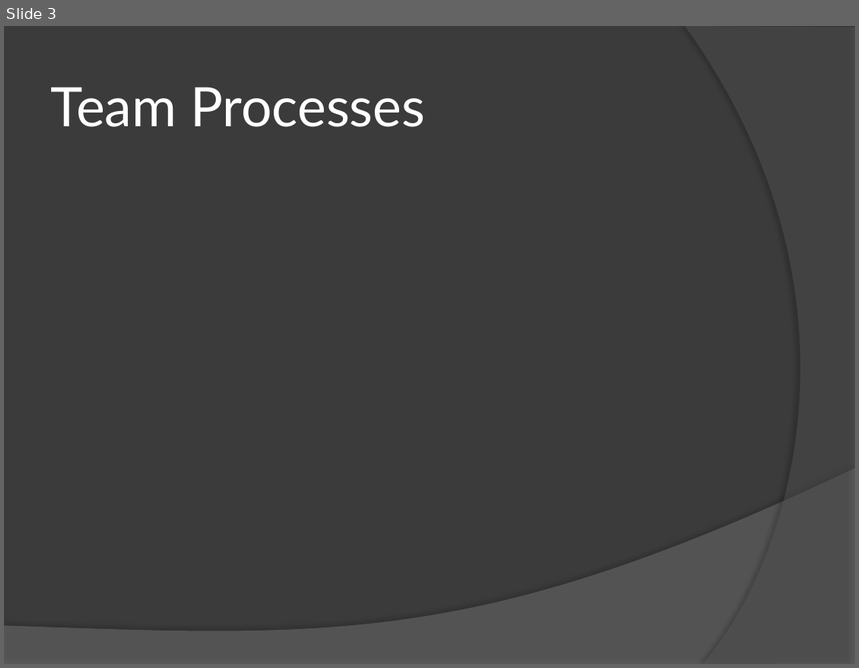
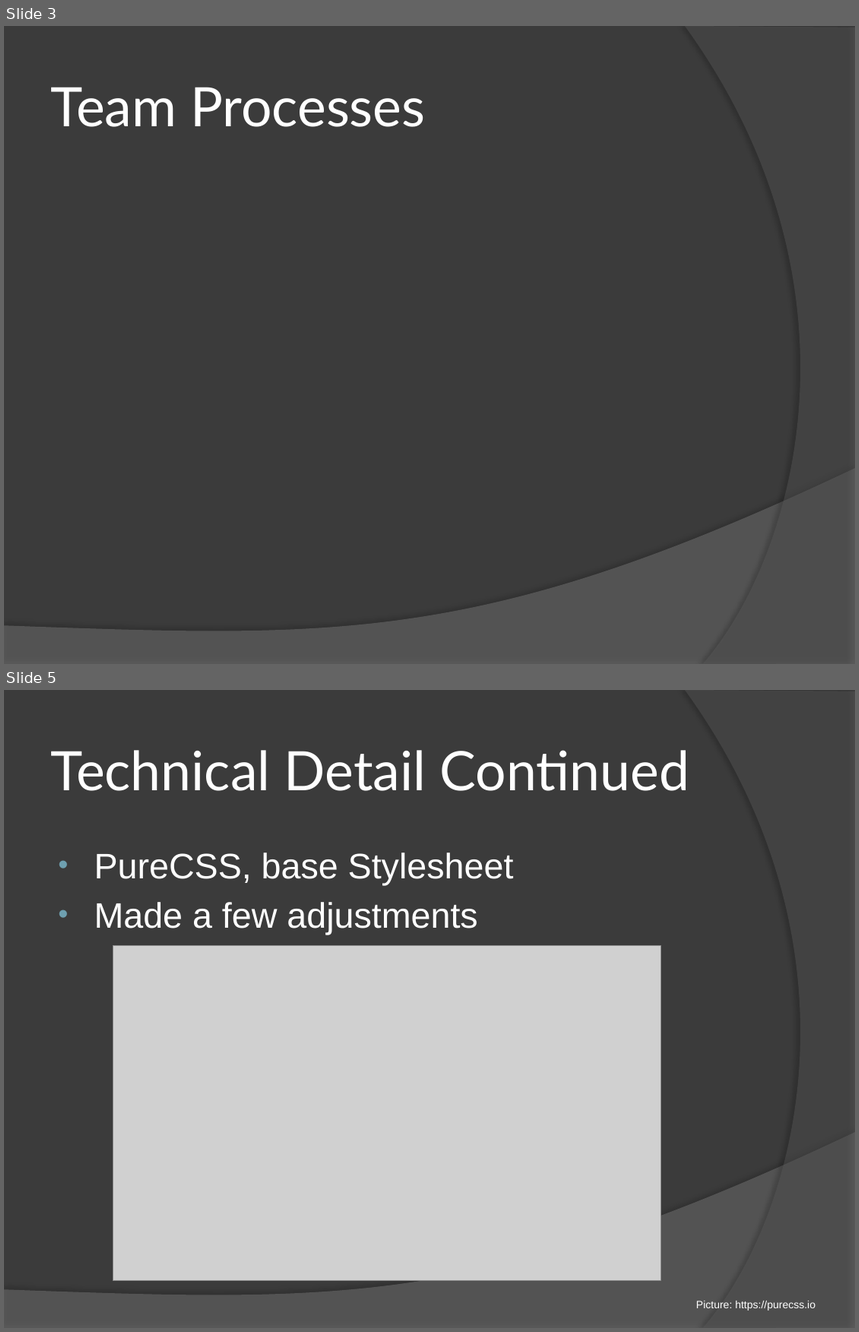
Before and after one commit to jaybeebauer/codefair, a slide deck: working_documents/Presentation/Presentation.pptx. Shown one above the other, each under a label of ours: slide 3 before the commit, slides 3 and 5 after it; the slides between them are not shown. The pictures are 859x668 and 859x1332 pixels, drawn with LibreOffice and Linux fonts; fonts in the diff are those of the drawing; grey boxes stand for pictures. Boxes give left, top, right and bottom in pixels: in the first picture for what was removed or moved away, otherwise in the second. Text is boxed around its words. In the diff, an @@ line names an element or a change of style, - is before the commit and + after.

```diff
--- a/working_documents/Presentation/Presentation.pptx
+++ b/working_documents/Presentation/Presentation.pptx
@@ slide 5 added at box(4, 690, 855, 1328), background #3B3B3B; not listed: 2 template elements that a slide beside it also shows @@
@@ title added at box(51, 750, 690, 791), 46 pt, text #FFFFFF @@
+Technical Detail Continued
@@ text added at box(94, 853, 514, 935), 30 pt, text #FFFFFF @@
+• PureCSS, base Stylesheet
+• Made a few adjustments
@@ picture added at box(113, 946, 661, 1281) @@
@@ text added at box(696, 1301, 816, 1311), 9 pt, text #FFFFFF @@
+Picture: https://purecss.io
```
Also in this commit, not shown: 2 slides changed, 2 other slides added.
